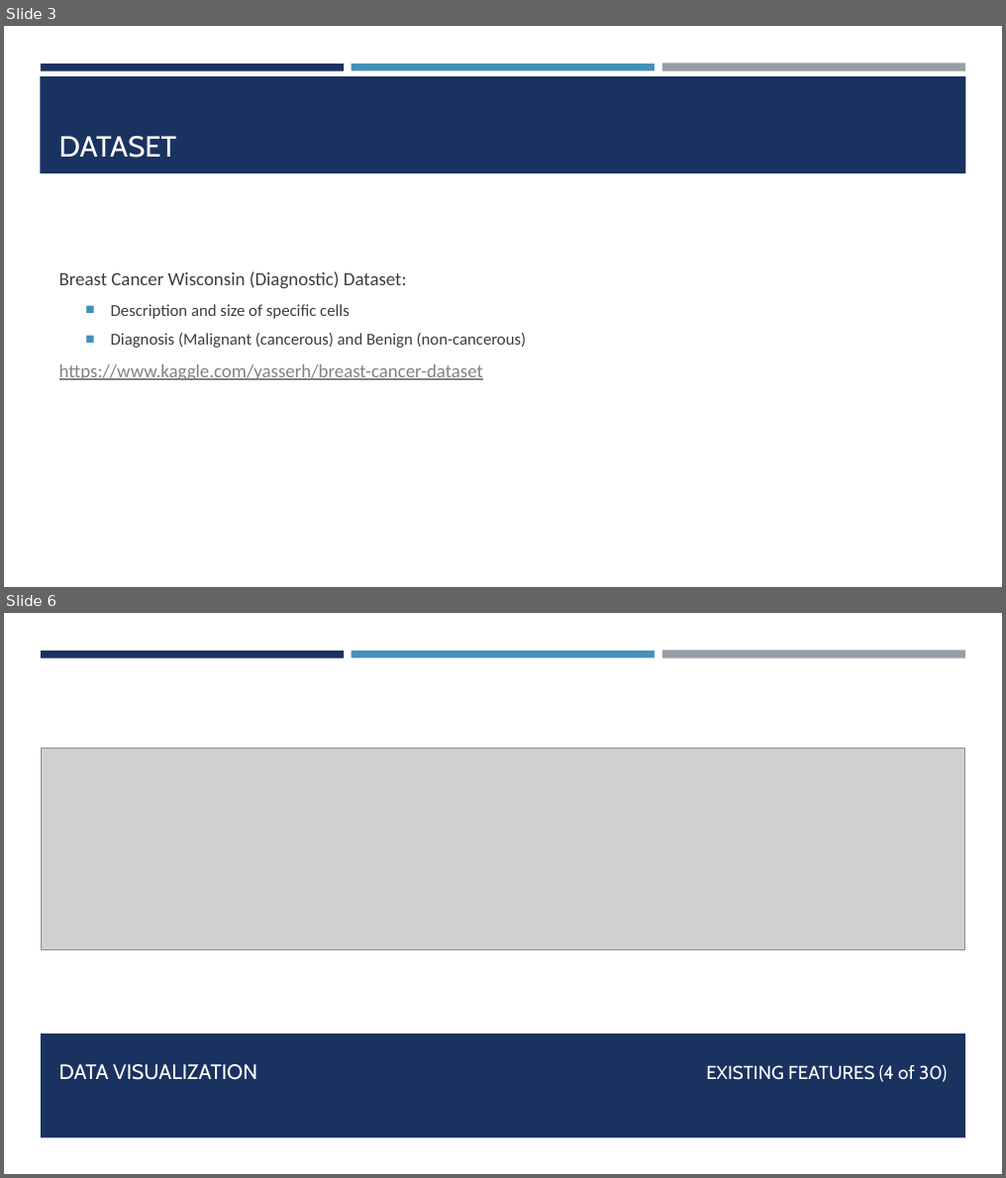
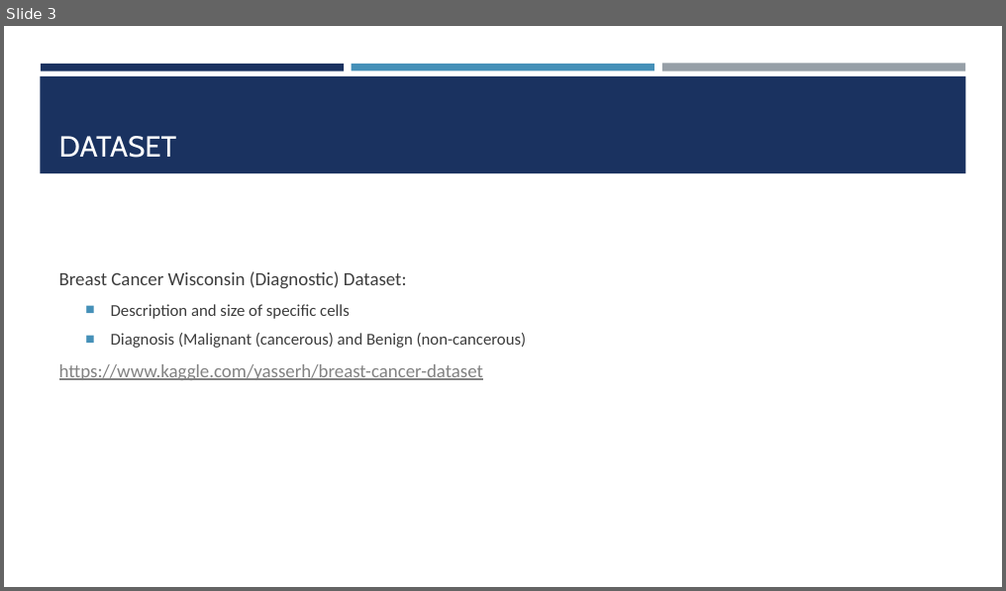
Before and after one commit to omatveyuk/ibm_advanced_ds, a slide deck: BreastCancerClassificationOverview.pptx. Shown one above the other, each under a label of ours: slides 3 and 6 before the commit, slide 3 after it; the slides between them are not shown. The pictures are 1006x1178 and 1006x591 pixels, drawn with LibreOffice and Linux fonts; fonts in the diff are those of the drawing; grey boxes stand for pictures. Boxes give left, top, right and bottom in pixels: in the first picture for what was removed or moved away, otherwise in the second. Text is boxed around its words. In the diff, an @@ line names an element or a change of style, - is before the commit and + after.

```diff
--- a/BreastCancerClassificationOverview.pptx
+++ b/BreastCancerClassificationOverview.pptx
@@ slide 6 removed at (4,613,1002,1174), background #FFFFFF; not listed: 3 template elements that a slide beside it also shows @@
@@ picture removed at (41,748,965,950) @@
@@ rectangle removed at (41,1034,966,1138) @@
@@ title removed at (59,1064,257,1080) @@
-DATA VISUALIZATION
@@ text removed at (706,1065,946,1082) @@
-EXISTING FEATURES (4 of 30)
```
Also in this commit, not shown: 1 slide changed, 9 other slides removed, 2 other files.
